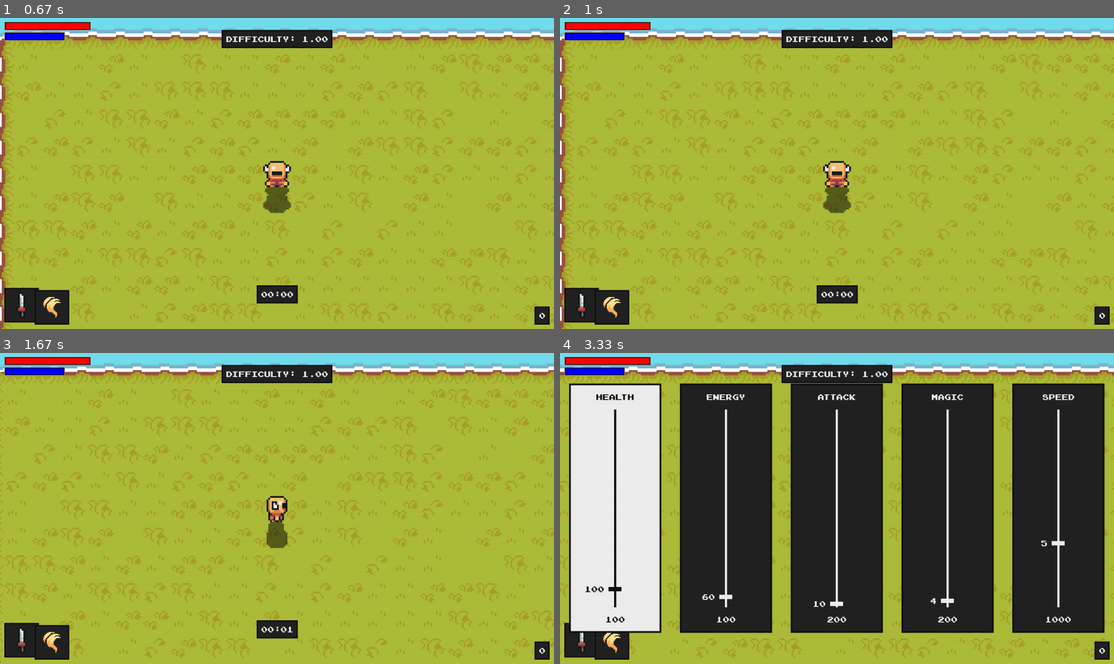
Above: before the commit, frames 1-4 (two rows, left to right).
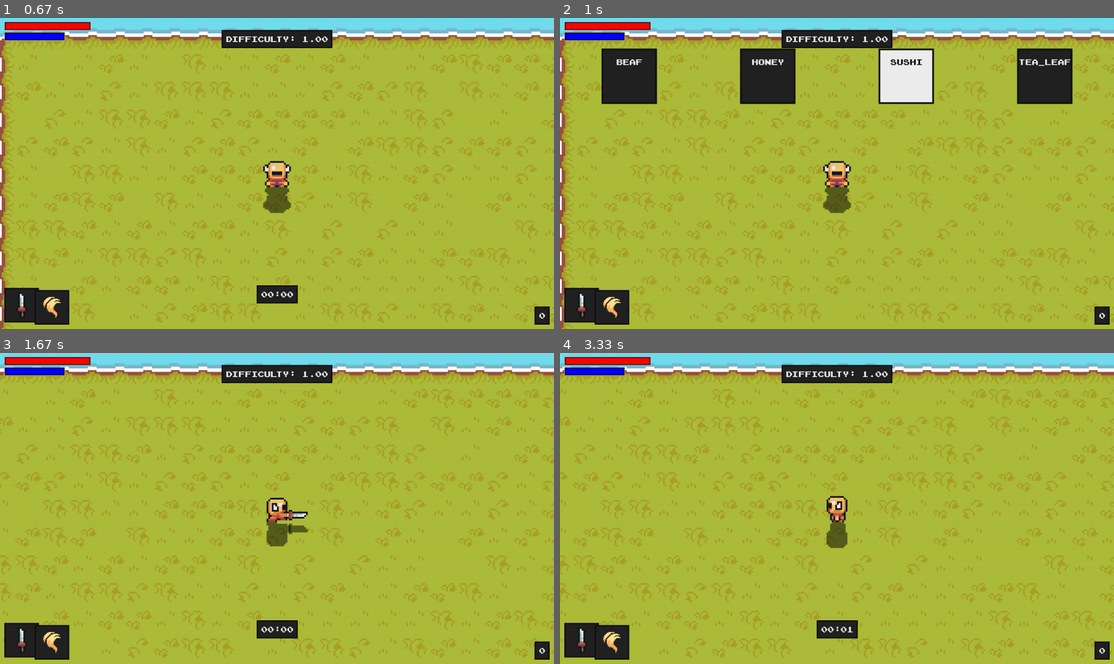
Above: after the commit, the same moments.

Repository: khoa2106vn/PygameProject
Game: pygame game, started from code/main.py
The game is run twice, just before and just after one commit, with the same random seed, the same clock (stepped at 60 frames per second) and the same inputs.
Inputs:
- Up to frame 1 (0.67 s): tap Enter at 0.33 s
- Up to frame 2 (1 s): tap I at 0.67 s
- Up to frame 3 (1.67 s): hold Right 1-1.47 s; tap Z at 1.07, 1.37 s; tap I at 1.15 s
- Up to frame 4 (3.33 s): hold Right 1.83-2.3 s; tap Z at 1.9, 2.2, 2.4, 2.7 s; tap X at 1.98 s; hold Left 2.33-2.87 s; tap I at 2.48 s; tap Tab at 3.23 s

Frame 1 is identical in both runs. In frame 2, 7.7% of the frame differs, in the area x 7-93%, y 9-92%; in frame 3, 12%; in frame 4, 71%, in the area x 0-100%, y 3-98%.

Commit message:
added item rolling, added enemy wiping scroll

Diff:
--- a/code/Item.py
+++ b/code/Item.py
@@ -10,6 +10,7 @@
         super().__init__(groups)
         self.sprite_type = 'item'
         self.status = 'idle'
+        self.item_name = item_name
 
         #graphics setup
         self.import_graphics(item_name)
--- a/code/enemy.py
+++ b/code/enemy.py
@@ -5,7 +5,7 @@
 import Item
 
 class Enemy(Entity):
-    def __init__(self,monster_name, pos, groups, obstacle_sprites, damage_player, trigger_death_particles, add_exp, difficulty):
+    def __init__(self,monster_name, pos, groups, obstacle_sprites, damage_player, trigger_death_particles, add_exp, difficulty, visible_sprites):
 
         #general setup
         super().__init__(groups)
@@ -13,6 +13,7 @@
         self.status = 'idle'
         self.difficulty = difficulty
         self.groups_x = groups
+        self.visible_sprites = visible_sprites
 
         #graphics setup
         self.import_graphics(monster_name)
--- a/code/entity.py
+++ b/code/entity.py
@@ -1,3 +1,4 @@
+from attr import has
 import pygame
 from math import sin
 
@@ -26,15 +27,26 @@
                         self.hitbox.right = sprite.hitbox.left
                     if self.direction.x < 0: #go left
                         self.hitbox.left = sprite.hitbox.right
+            for sprite in self.visible_sprites:
+                if hasattr(sprite, 'hitbox') and sprite.hitbox != self.hitbox and sprite.hitbox.colliderect(self.hitbox) and hasattr(sprite, 'health'):
+                    if self.direction.x > 0: #go right
+                        self.hitbox.right = sprite.hitbox.left
+                    if self.direction.x < 0: #go left
+                        self.hitbox.left = sprite.hitbox.right
 
         if direction == 'vertical':
             for sprite in self.obstacle_sprites:
-                if sprite.hitbox.colliderect(self.hitbox):
+                if sprite.hitbox.colliderect(self.hitbox) :
                     if self.direction.y > 0: #go down
                         self.hitbox.bottom = sprite.hitbox.top
                     if self.direction.y < 0: #go up
                         self.hitbox.top = sprite.hitbox.bottom
-
+            for sprite in self.visible_sprites:
+                if hasattr(sprite, 'hitbox') and sprite.hitbox != self.hitbox and sprite.hitbox.colliderect(self.hitbox) and hasattr(sprite, 'health'):
+                    if self.direction.y > 0: #go down
+                        self.hitbox.bottom = sprite.hitbox.top
+                    if self.direction.y < 0: #go up
+                        self.hitbox.top = sprite.hitbox.bottom
     def wave_value(self):
         value = sin(pygame.time.get_ticks())
         if value >= 0:
--- /dev/null
+++ b/code/gachapon.py
@@ -0,0 +1,109 @@
+import math
+import pygame
+from settings import *
+from random import randint
+
+class Gachapon:
+    def __init__(self, player):
+
+        #general setup
+        self.display_surface = pygame.display.get_surface()
+        self.player = player
+
+        self.font = pygame.font.Font(UI_FONT, UI_FONT_SIZE)
+        self.trigger = True
+
+        #item creation
+        self.height = 128
+        self.width = 128
+        self.rollable_items = ['beaf', 'honey', 'sushi', 'tea_leaf']
+        self.attribute_nr = len(self.rollable_items)
+        self.create_items()
+
+        #selection system
+        self.selection_index = 0
+        self.selection_time = None
+        self.can_move = True
+        self.move_fx = pygame.mixer.Sound('../audio/Menu1.wav')
+        self.move_fx.set_volume(0.3)
+
+    def input(self):
+        if self.trigger:
+            self.ran_item = randint(1, 400)
+            self.trigger = False
+        if self.ran_item > 0:
+            self.ran_item -= 1
+            if self.can_move:
+                if self.selection_index < self.attribute_nr - 1:
+                    self.selection_index += 1
+                    self.move_fx.play()
+                    self.can_move = False
+                    self.selection_time = pygame.time.get_ticks()
+                else:
+                    self.selection_index = 0
+                    self.move_fx.play()
+                    self.can_move = False
+                    self.selection_time = pygame.time.get_ticks()
+
+
+    def create_items(self):
+        self.item_list = []
+
+        for item, index in enumerate(range(len(self.rollable_items))):
+            #horizontal position
+            full_width = self.display_surface.get_size()[0]
+            increment = full_width // len(self.rollable_items)
+            left = (item * increment) + (increment - self.width) // 2
+
+            #vertical position
+            top = self.display_surface.get_size()[1] * 0.1
+
+            #create object
+            item = Item(left, top, self.width, self.height, index, self.font)
+            self.item_list.append(item)
+
+    def selection_cooldown(self):
+        if not self.can_move:
+            current_time = pygame.time.get_ticks()
+            if current_time - self.selection_time >= 150:
+                self.can_move = True
+
+    def display(self):
+        self.input()
+        self.selection_cooldown()
+
+        for index, item in enumerate(self.item_list):
+            #get attributes
+            name = self.rollable_items[index]
+            item.display(self.display_surface, self.selection_index, name)
+
+class Item:
+    def __init__(self, l, t, w, h, index, font):
+        self.rect = pygame.Rect(l, t, w, h)
+        self.index = index
+        self.font = font
+        self.up = pygame.mixer.Sound('../audio/Gold1.wav')
+        self.up.set_volume(0.3)
+        self.c_up = pygame.mixer.Sound('../audio/Menu12.wav')
+        self.c_up.set_volume(0.3)
+
+
+    def display_names(self, surface, name, selected):
+        color = TEXT_COLOR_SELECTED if selected else TEXT_COLOR
+
+        #title
+        title_surf = self.font.render(name, False, color)
+        title_rect = title_surf.get_rect(midtop = self.rect.midtop + pygame.math.Vector2(0,20))
+
+        #draw
+        surface.blit(title_surf, title_rect)
+
+
+    def display(self, surface, selection_num, name):
+        if self.index == selection_num:
+            pygame.draw.rect(surface, UPGRADE_BG_COLOR_SELECTED, self.rect)
+            pygame.draw.rect(surface, UI_BORDER_COLOR, self.rect, 4)
+        else:
+            pygame.draw.rect(surface, UI_BG_COLOR, self.rect)
+            pygame.draw.rect(surface, UI_BORDER_COLOR, self.rect, 4)
+        self.display_names(surface, name, self.index == selection_num)
--- a/code/level.py
+++ b/code/level.py
@@ -15,6 +15,7 @@
 from upgrade import Upgrade
 from Spark import *
 from Item import *
+from gachapon import Gachapon
 
 class Level:
     def __init__(self):
@@ -53,6 +54,7 @@
 
         #upgrade
         self.upgrade = Upgrade(self.player)
+        self.gachapon = Gachapon(self.player)
 
         #monster spawn
         self.difficulty = 1
@@ -67,6 +69,7 @@
         self.hit_sound = pygame.mixer.Sound('../audio/Hit4.wav')
         self.hit_sound.set_volume(0.2)
         self.paused_upgrade = False
+        self.paused_inventory = False
         self.game_start = False
         self.font = pygame.font.Font(UI_FONT, UI_FONT_SIZE)
 
@@ -98,8 +101,10 @@
     def trigger_death_particles(self, pos, particle_type):
         self.animation_player.create_particles(particle_type, pos, [self.visible_sprites])
         c = random.random()
-        if c < 0.25:
+        if c < 0.1:
             Item('sushi', pos , [self.visible_sprites])
+        if c < 0.1:
+            Item('scroll_fire', pos, [self.visible_sprites])
 
 
     def player_attack_logic(self):
@@ -147,6 +152,7 @@
                     self.trigger_death_particles,
                     self.add_exp,
                     self.difficulty,
+                    self.visible_sprites
                 )
 
     def increase_difficulty(self, time):
@@ -223,6 +229,10 @@
             self.upgrade.display()
             if self.timer.running == True:
                 self.timer.pause()
+        elif self.game_paused and self.paused_inventory:
+            self.gachapon.display()
+            if self.timer.running == True:
+                self.timer.pause()
         else:
             #update and draw
             if not self.timer.running:
@@ -243,7 +253,11 @@
 
     def toggle_menu(self):
         self.game_paused = not self.game_paused
-        self.paused_upgrade = True
+        self.paused_upgrade = not self.paused_upgrade
+
+    def toggle_inventory(self):
+        self.game_paused = not self.game_paused
+        self.paused_inventory = not self.paused_inventory
 
     def menu_start(self):
         self.game_paused = True
--- a/code/main.py
+++ b/code/main.py
@@ -73,6 +73,9 @@
             if event.type == pygame.KEYDOWN:
                 if event.key == pygame.K_TAB:
                     self.level.toggle_menu()
+            if event.type == pygame.KEYDOWN:
+                if event.key == pygame.K_i:
+                    self.level.toggle_inventory()
         if self.level.player.health < 0 and self.level.player.restart_pressed:
             self.state = 'restart'
 
--- a/code/player.py
+++ b/code/player.py
@@ -47,7 +47,7 @@
         #stats
         self.stats = {'health': 100,'energy':60,'attack': 10,'magic': 4,'speed': 5}
         self.max_stats = {'health': 1000, 'energy': 1000, 'attack': 400, 'magic' : 100, 'speed': 15}
-        self.upgrade_cost = {'health': 100, 'energy': 100, 'attack': 200, 'magic' : 200, 'speed':1000}
+        self.upgrade_cost = {'health': 100, 'energy': 100, 'attack': 200, 'magic' : 200, 'speed':3000}
         self.health = self.stats['health']
         self.energy = self.stats['energy']
         self.exp = 0
@@ -64,6 +64,9 @@
         #import sounds
         self.weapon_attack_sound = pygame.mixer.Sound('../audio/sword.wav')
         self.weapon_attack_sound.set_volume(0.05)
+        self.g_o_ft = True
+        self.game_over = pygame.mixer.Sound('../audio/GameOver.wav')
+        self.game_over.set_volume(1)
         self.dash = Dash(2.5, 1)
         self.velocity = 80
 
@@ -142,6 +145,9 @@
     def check_death(self):
         if self.health < 0:
             title_surf = self.font.render('press enter to restart', False, (255,255,255))
+            if self.g_o_ft:
+                self.game_over.play()
+                self.g_o_ft = False
             title_rect = title_surf.get_rect(center = (650, 300))
             self.display_surface.blit(title_surf, title_rect)
             for event in pygame.event.get():
@@ -152,10 +158,18 @@
     def item_pickup(self):
         for sprite in self.visible_sprites:
             if hasattr(sprite, 'sprite_type') and sprite.sprite_type == 'item':
-                if sprite.hitbox.colliderect(self.hitbox):
-                    sprite.pick_up_sound.play()
-                    self.health = min(self.health + 20, self.stats['health'])
-                    sprite.kill()
+                if sprite.item_name == 'sushi':
+                    if sprite.hitbox.colliderect(self.hitbox):
+                        sprite.pick_up_sound.play()
+                        self.health = min(self.health + 20, self.stats['health'])
+                        sprite.kill()
+                elif sprite.item_name == 'scroll_fire':
+                    if sprite.hitbox.colliderect(self.hitbox):
+                        sprite.pick_up_sound.play()
+                        for enemy in self.visible_sprites:
+                            if hasattr(enemy, 'sprite_type') and enemy.sprite_type == 'enemy':
+                                enemy.health = 0
+                                sprite.kill()
 
 
     def cooldowns(self):
--- a/code/upgrade.py
+++ b/code/upgrade.py
@@ -23,6 +23,8 @@
         self.selection_index = 0
         self.selection_time = None
         self.can_move = True
+        self.move_fx = pygame.mixer.Sound('../audio/Menu1.wav')
+        self.move_fx.set_volume(0.3)
 
     def input(self):
         keys = pygame.key.get_pressed()
@@ -30,10 +32,12 @@
         if self.can_move:
             if keys[pygame.K_RIGHT] and self.selection_index < self.attribute_nr - 1:
                 self.selection_index += 1
+                self.move_fx.play()
                 self.can_move = False
                 self.selection_time = pygame.time.get_ticks()
             elif keys [pygame.K_LEFT] and self.selection_index >= 1:
                 self.selection_index -= 1
+                self.move_fx.play()
                 self.can_move = False
                 self.selection_time = pygame.time.get_ticks()
 
@@ -83,6 +87,11 @@
         self.rect = pygame.Rect(l, t, w, h)
         self.index = index
         self.font = font
+        self.up = pygame.mixer.Sound('../audio/Gold1.wav')
+        self.up.set_volume(0.3)
+        self.c_up = pygame.mixer.Sound('../audio/Menu12.wav')
+        self.c_up.set_volume(0.3)
+
 
     def display_names(self, surface, name, cost, selected):
         color = TEXT_COLOR_SELECTED if selected else TEXT_COLOR
@@ -125,13 +134,19 @@
         upgrade_attribute = list(player.stats.keys())[self.index]
 
         if player.exp >= player.upgrade_cost[upgrade_attribute] and player.stats[upgrade_attribute] < player.max_stats[upgrade_attribute]:
+            self.up.play()
             player.exp -= player.upgrade_cost[upgrade_attribute]
-            player.stats[upgrade_attribute] *= 1.2
-            player.upgrade_cost[upgrade_attribute] *= 1.4
+            if upgrade_attribute != 'speed':
+                player.stats[upgrade_attribute] *= 1.2
+                player.upgrade_cost[upgrade_attribute] *= 1.4
 
             if upgrade_attribute == 'speed':
                 player.attack_cooldown /= player.stats['speed']
+                player.stats[upgrade_attribute] *= 1.2
+                player.upgrade_cost[upgrade_attribute] *= 8
                 pass
+        else:
+            self.c_up.play()
 
         if player.stats[upgrade_attribute] > player.max_stats[upgrade_attribute]:
             player.stats[upgrade_attribute] = player.max_stats[upgrade_attribute]
Binary file added: graphics/item/beaf/idle/Beaf.png
Binary file added: graphics/item/honey/idle/Honey.png
Binary file added: graphics/item/magic_wand/idle/Sprite.png
Binary file added: graphics/item/scroll_fire/idle/ScrollFire.png
Not shown, added: audio/GameOver.wav
Not shown, added: audio/Gold1.wav
Not shown, added: audio/Menu1.wav
Not shown, added: audio/Menu12.wav
